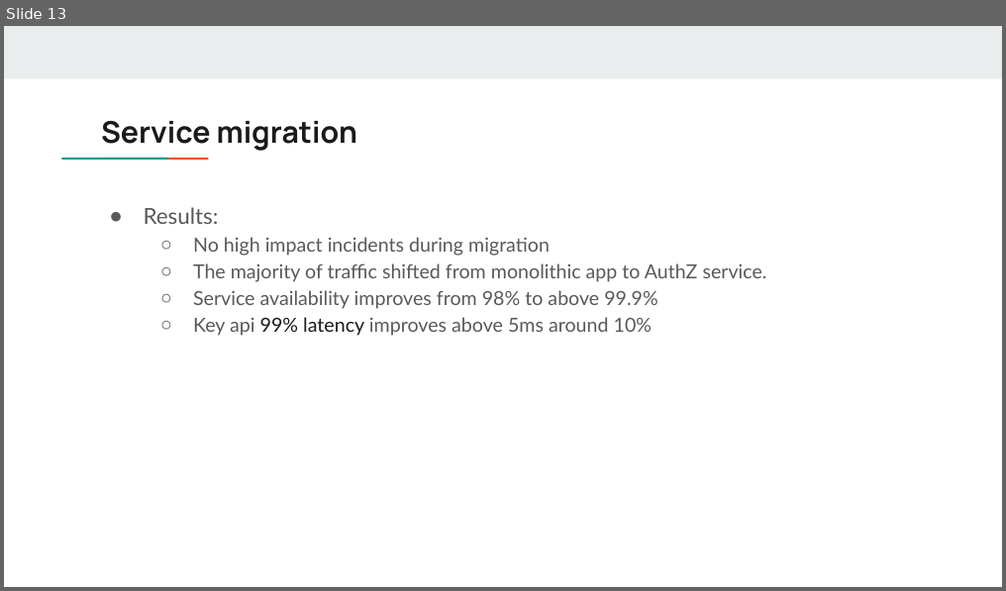
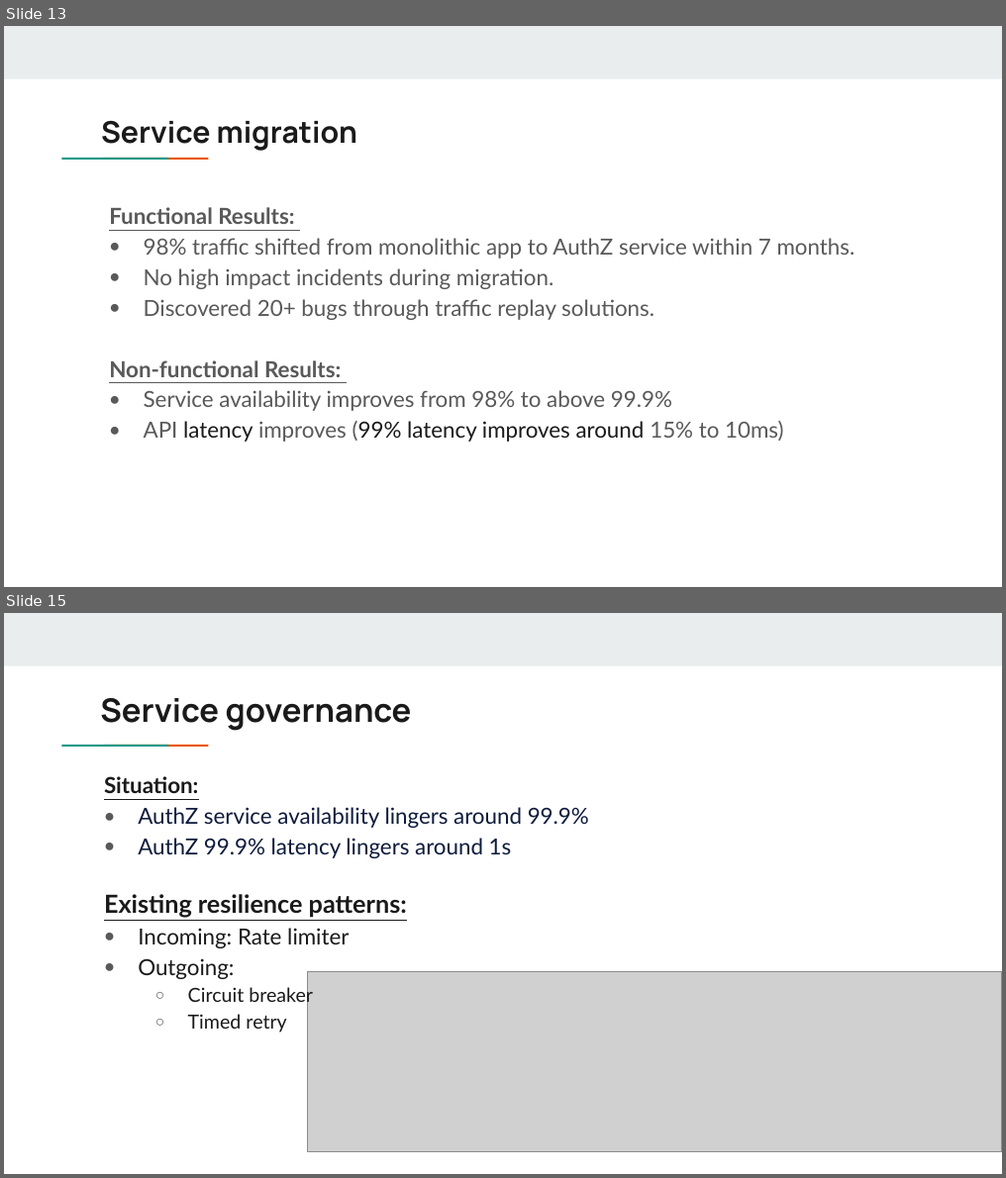
Before and after one commit to DreamOfTheRedChamber/my-resume, a slide deck: ExperiencesTalks/AuthzServiceMigration.pptx. Shown one above the other, each under a label of ours: slide 13 before the commit, slides 13 and 15 after it; the slides between them are not shown. The pictures are 1006x591 and 1006x1178 pixels, drawn with LibreOffice and Linux fonts; fonts in the diff are those of the drawing; grey boxes stand for pictures. Boxes give left, top, right and bottom in pixels: in the first picture for what was removed or moved away, otherwise in the second. Text is boxed around its words. In the diff, an @@ line names an element or a change of style, - is before the commit and + after.

```diff
--- a/ExperiencesTalks/AuthzServiceMigration.pptx
+++ b/ExperiencesTalks/AuthzServiceMigration.pptx
@@ slide 15 added at [4,613,1002,1174], background #FFFFFF; not listed: 3 template elements that a slide beside it also shows @@
@@ title added at [100,698,412,731], 23.4 pt, text #1A1A1A, bold @@
+Service governance
@@ text added at [104,776,589,1033], 16 pt, text #1A1A1A @@
+Situation:
+● AuthZ service availability lingers around 99.9%
+● AuthZ 99.9% latency lingers around 1s
+Existing resilience patterns:
+● Incoming: Rate limiter
+● Outgoing:
+  ○ Circuit breaker
+  ○ Timed retry
@@ picture added at [307,972,1002,1153] @@
@@ slide 13 changed as well @@
@@ text at [109,207,855,377]: text changed; size 14 to 16 pt @@
-● Results:
-  ○ No high impact incidents during migration
-  ○ The majority of traffic shifted from monolithic app to AuthZ service.
+Functional Results:
+● 98% traffic shifted from monolithic app to AuthZ service within 7 months.
+● No high impact incidents during migration.
+● Discovered 20+ bugs through traffic replay solutions.
+Non-functional Results:
@@ text at [144,390,672,411]: size 14 to 16 pt in "Service availability improves from 98% to above ..."; bullet ○ to ●; list level 2 to 1 in "Service availability improves from 98% ..." @@
@@ text at [144,421,783,442]: text changed; size 14 to 16 pt; text colour #595959 to #1A1A1A @@
-  ○ Key api 99% latency improves above 5ms around 10%
+● API latency improves (99% latency improves around 15% to 10ms)
```
Also in this commit, not shown: 10 other slides changed, 9 other slides added, 9 slides removed.
